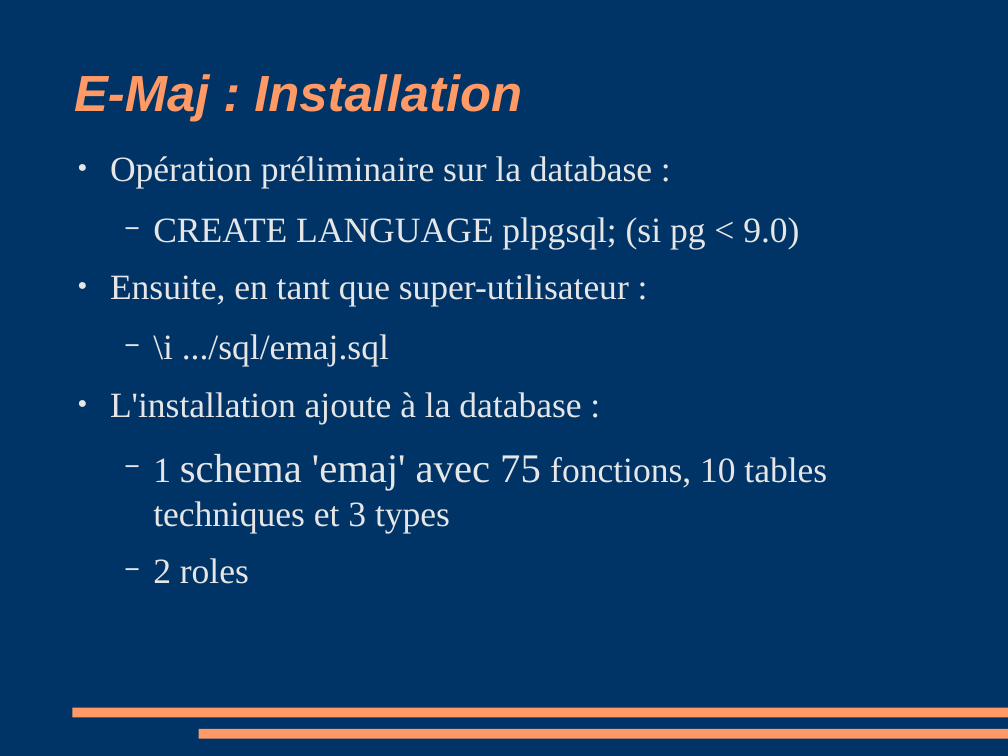
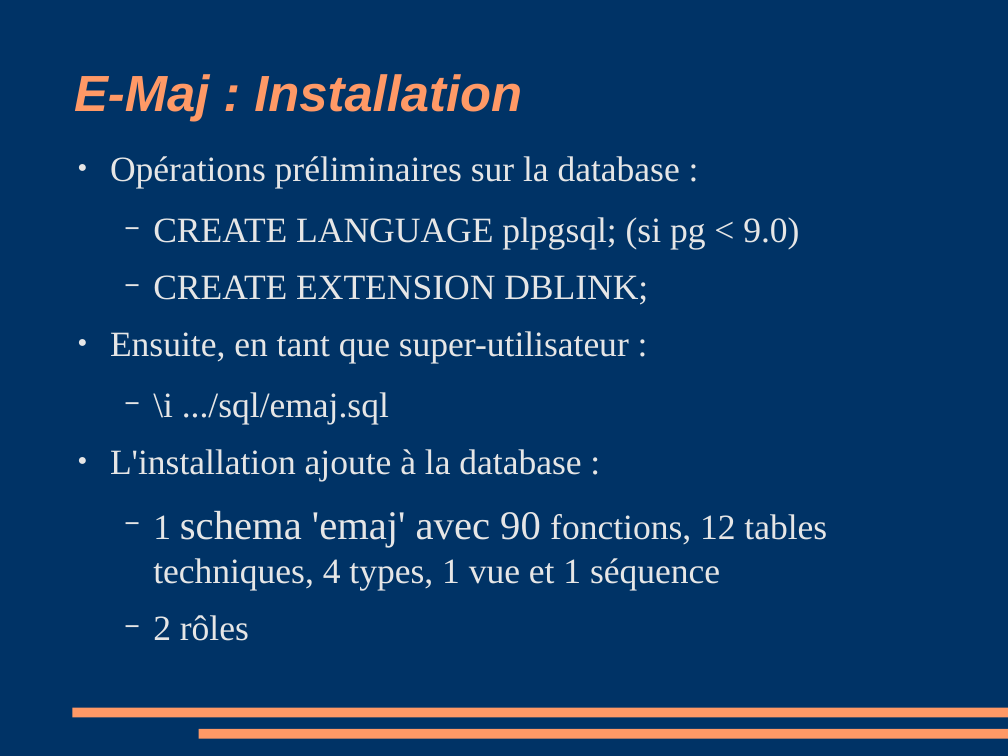
Before and after one commit to beaud76/emaj_doc, a slide deck: slide 9 of Emaj_pres_fr.odp. Drawn at 1008x756 pixels with LibreOffice and Linux fonts; fonts in the diff are those of the drawing. Boxes give left, top, right and bottom in pixels: in the first picture for what was removed or moved away, otherwise in the second. Text is boxed around its words. In the diff, an @@ line names an element or a change of style, - is before the commit and + after.

```diff
--- a/Emaj_pres_fr.odp
+++ b/Emaj_pres_fr.odp
@@ text at <box>110,156,680,188</box>: text changed @@
-● Opération préliminaire sur la database :
+● Opérations préliminaires sur la database :
@@ text at <box>153,275,648,305</box>: paragraph added @@
+  − CREATE EXTENSION DBLINK;
@@ text at <box>153,510,827,641</box>: text changed @@
-  − 1 schema 'emaj' avec 75 fonctions, 10 tables techniques et 3 types
-  − 2 roles
+  − 1 schema 'emaj' avec 90 fonctions, 12 tables techniques, 4 types, 1 vue et 1 séquence
+  − 2 rôles
```
Also in this commit, not shown: 17 other slides changed, 4 slides added, 2 slides removed, 3 other files.
